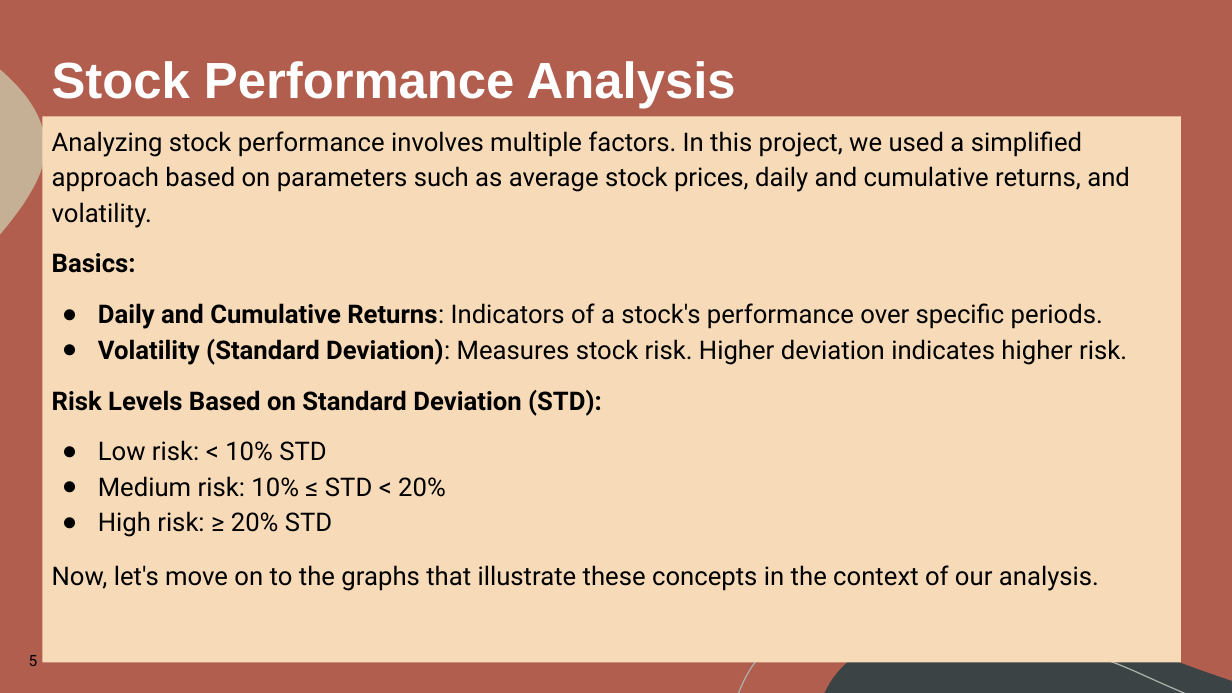
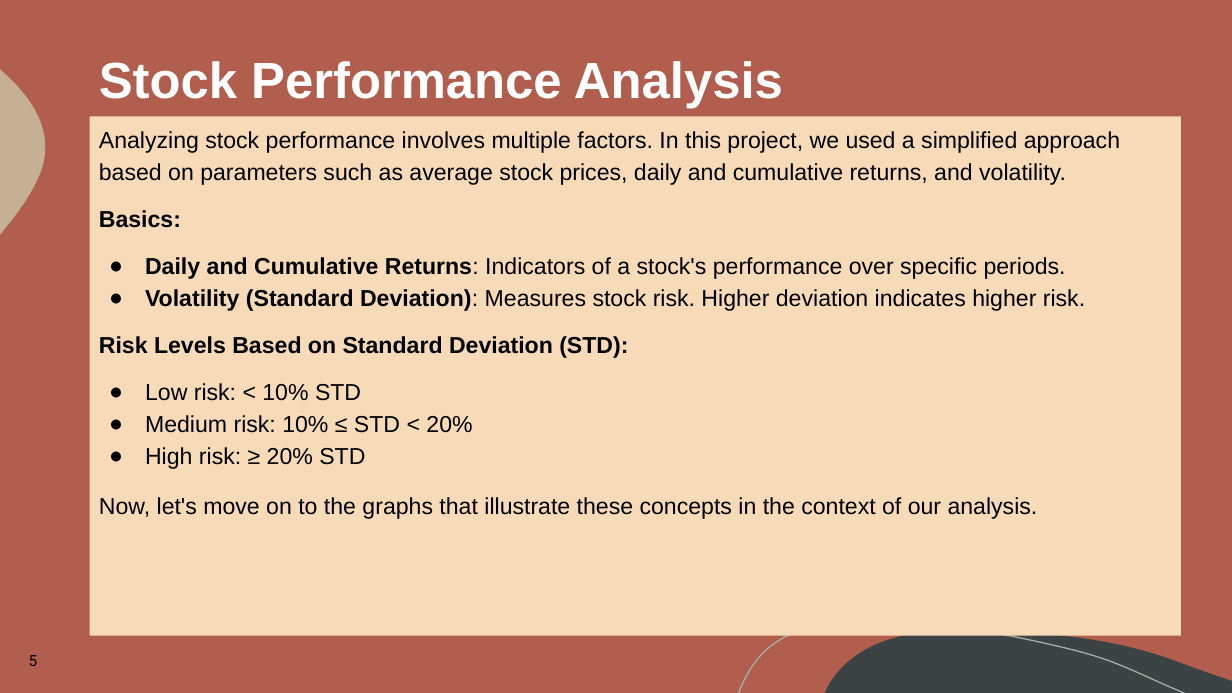
Before and after one commit to LegallyNotBlonde/Project-1, a slide deck: slide 5 of AIStocksProject/Presentation_Tech_Giants_Face_Off.pptx. Drawn at 1232x693 pixels with LibreOffice and Linux fonts; fonts in the diff are those of the drawing. Boxes give left, top, right and bottom in pixels: in the first picture for what was removed or moved away, otherwise in the second. Text is boxed around its words. In the diff, an @@ line names an element or a change of style, - is before the commit and + after.

```diff
--- a/AIStocksProject/Presentation_Tech_Giants_Face_Off.pptx
+++ b/AIStocksProject/Presentation_Tech_Giants_Face_Off.pptx
@@ title "Stock Performance Analysis": place and size @@
-title "Stock Performance Analysis" at (52, 61, 736, 108)
+title "Stock Performance Analysis" at (99, 61, 783, 108)
@@ text "Analyzing stock performance involves multiple ...": place and size @@
-text "Analyzing stock performance involves multiple ..." at (43, 116, 1181, 663)
+text "Analyzing stock performance involves multiple ..." at (90, 116, 1181, 636)
@@ text "Analyzing stock performance involves multiple ..." at (90, 116, 1181, 636): size 20 to 18 pt, font Roboto to Arial @@
```
Also in this commit, not shown: 14 other slides changed, 4 slides added, 9 slides removed, 1 other file.
